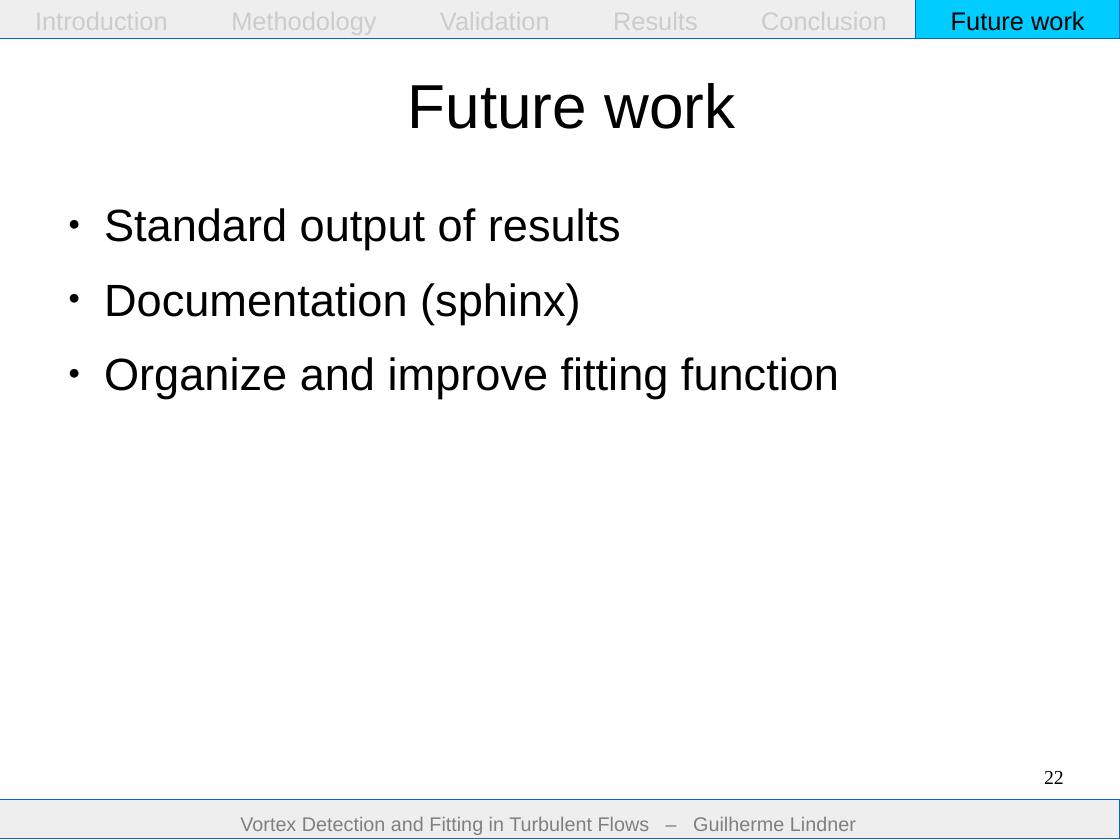
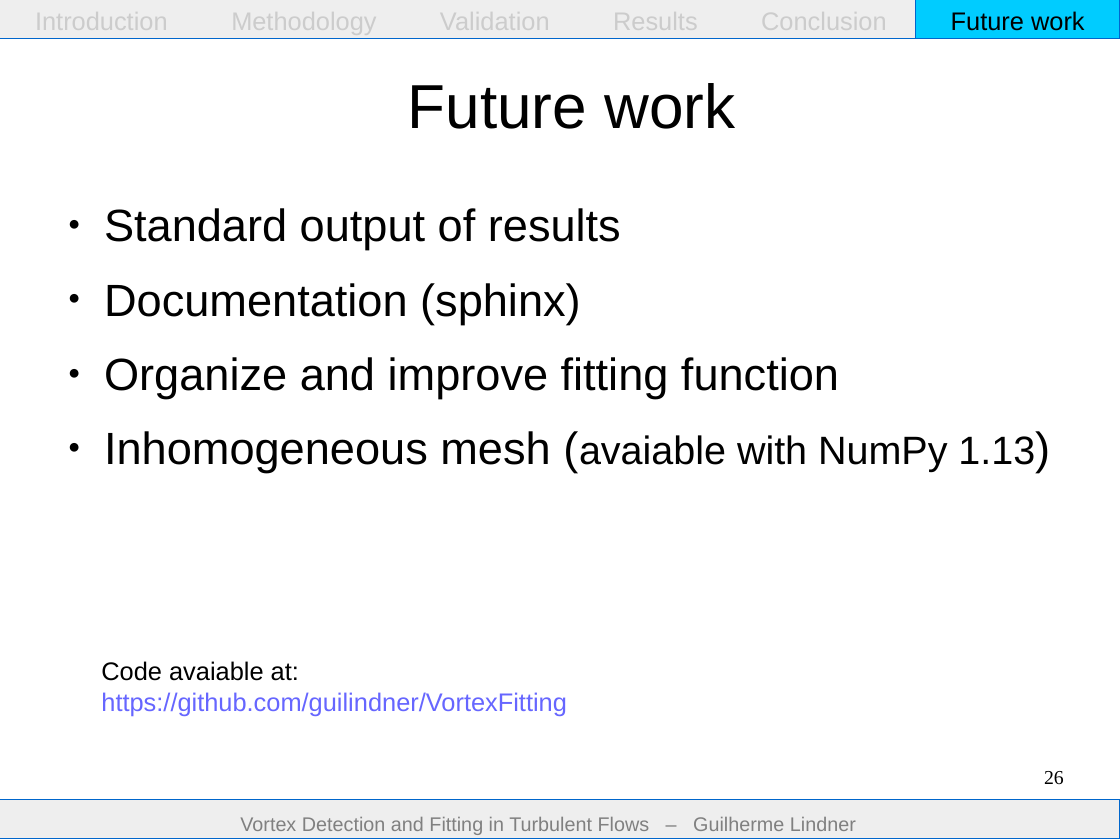
Before and after one commit to guilindner/VortexFitting, a slide deck: slide 26 of docs/report/presentation/presentation.odp (slide 22 before the commit). Drawn at 1120x840 pixels with LibreOffice and Linux fonts; fonts in the diff are those of the drawing. Boxes give left, top, right and bottom in pixels: in the first picture for what was removed or moved away, otherwise in the second. Text is boxed around its words. In the diff, an @@ line names an element or a change of style, - is before the commit and + after.

```diff
--- a/docs/report/presentation/presentation.odp
+++ b/docs/report/presentation/presentation.odp
@@ text at (104, 431, 1035, 473): paragraph added @@
+● Inhomogeneous mesh (avaiable with NumPy 1.13)
@@ text added at (101, 661, 567, 716), 18 pt, text #6666FF @@
+Code avaiable at:
+https://github.com/guilindner/VortexFitting
@@ page number at (1044, 771, 1064, 785): text changed @@
-22
+26
```
Also in this commit, not shown: 11 other slides changed, 2 slides added.
